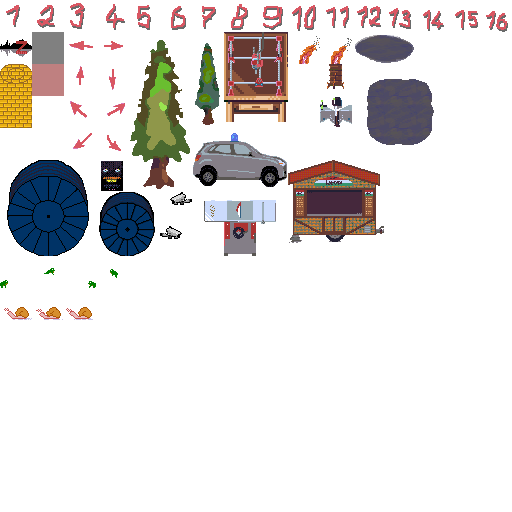
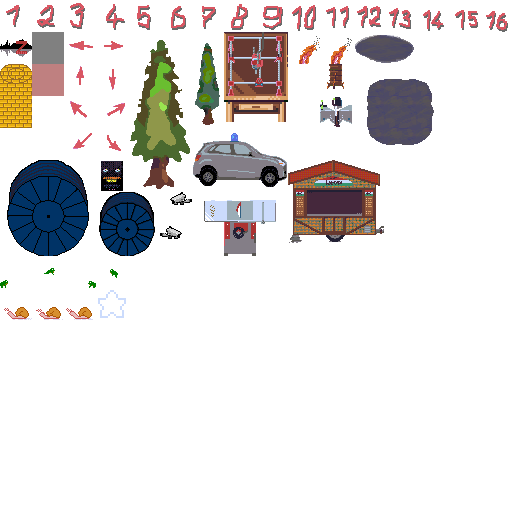
The second w=512, h=512 image is a revision of the first. Changes to its layers:
pixels changed over <box>13,290,126,320</box> (layer not identified)
